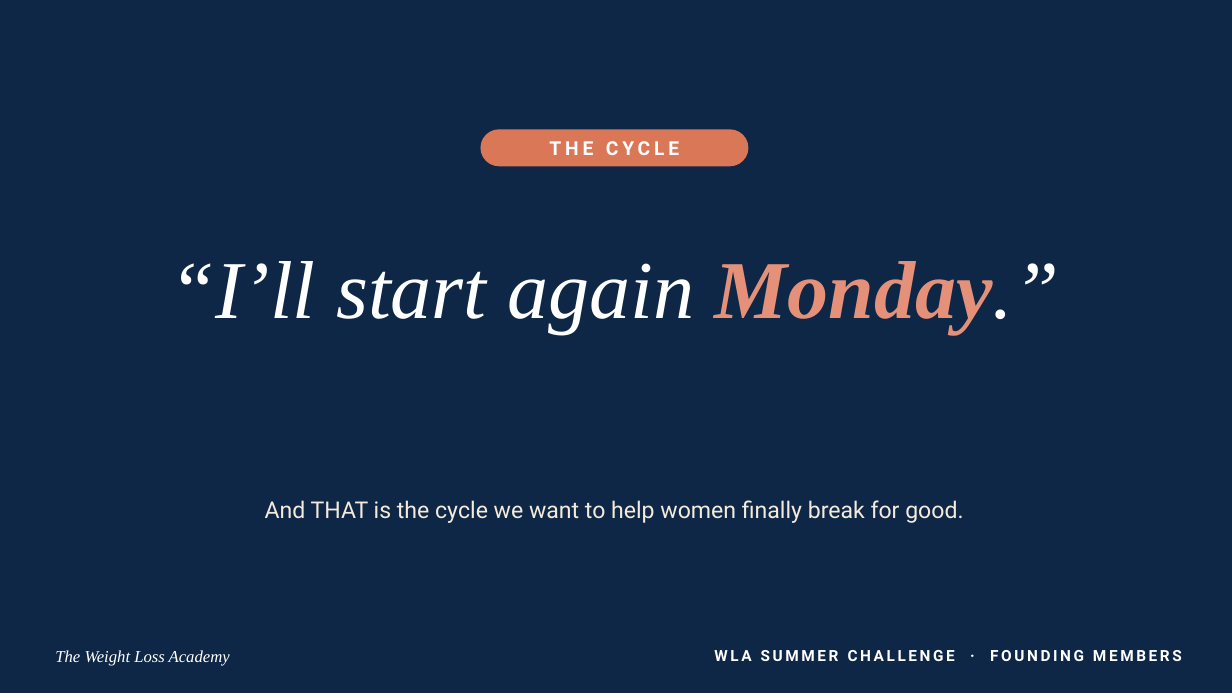
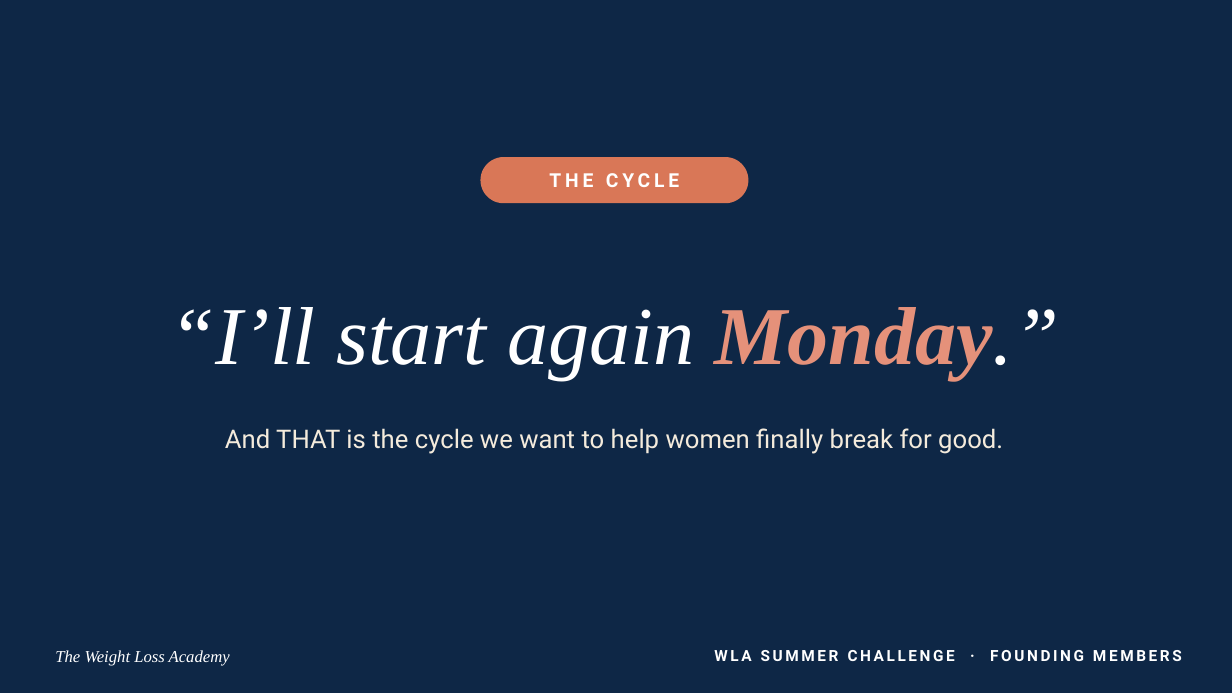
Before and after one commit to WeAreWLA/21-day-reset, a slide deck: slide 5 of wla-summer-challenge-launch.pptx. Drawn at 1232x693 pixels with LibreOffice and Linux fonts; fonts in the diff are those of the drawing. Boxes give left, top, right and bottom in pixels: in the first picture for what was removed or moved away, otherwise in the second. Text is boxed around its words. In the diff, an @@ line names an element or a change of style, - is before the commit and + after.

```diff
--- a/wla-summer-challenge-launch.pptx
+++ b/wla-summer-challenge-launch.pptx
@@ rounded rectangle "THE CYCLE": place and size @@
-rounded rectangle "THE CYCLE" at <box>481,129,749,166</box>
+rounded rectangle "THE CYCLE" at <box>481,157,749,203</box>
@@ text "“I’ll start again Monday.”": place and size @@
-text "“I’ll start again Monday.”" at <box>265,500,963,523</box>
+text "“I’ll start again Monday.”" at <box>170,307,1059,454</box>
@@ text removed at <box>170,261,1059,333</box> @@
-“I’ll start again Monday.”
@@ text at <box>170,307,1059,380</box>: paragraph added @@
+“I’ll start again Monday.”
@@ text at <box>225,428,1003,454</box>: size 18 to 20 pt in "And THAT is the cycle we want ..."; line spacing 1.2 to 1.35 @@
```
Also in this commit, not shown: 6 other slides changed, 1 other file.
